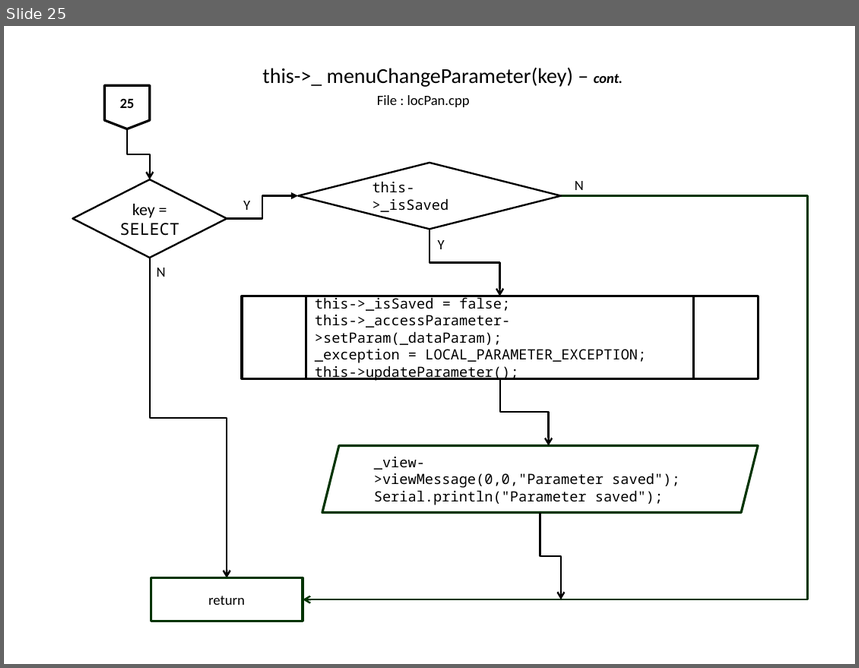
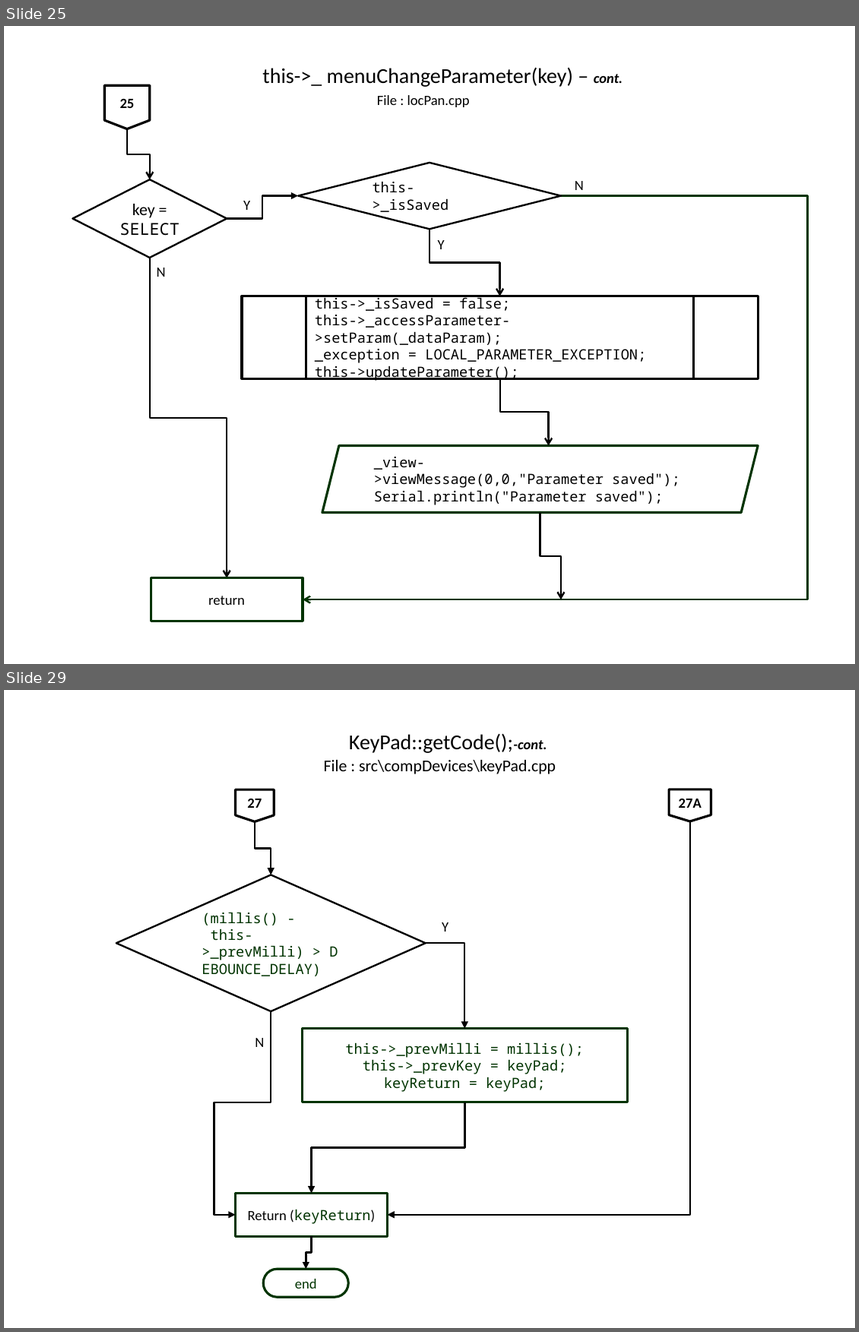
Before and after one commit to slametsampon/WFPS, a slide deck: resources/WFPS.pptx. Shown one above the other, each under a label of ours: slide 25 before the commit, slides 25 and 29 after it; the slides between them are not shown. The pictures are 859x668 and 859x1332 pixels, drawn with LibreOffice and Linux fonts; fonts in the diff are those of the drawing; background and template pictures are left out. Boxes give left, top, right and bottom in pixels: in the first picture for what was removed or moved away, otherwise in the second. Text is boxed around its words. In the diff, an @@ line names an element or a change of style, - is before the commit and + after.

```diff
--- a/resources/WFPS.pptx
+++ b/resources/WFPS.pptx
@@ slide 29 added at (4, 690, 855, 1328), background picture (left out) @@
@@ title added at (349, 733, 547, 753), 18 pt, text #000000 @@
+KeyPad::getCode();-cont.
@@ text added at (324, 760, 556, 774), 14 pt, text #000000 @@
+File : src\compDevices\keyPad.cpp
@@ flow chart offpage connector added at (236, 790, 274, 822), outline #000000 2 pt, 12 pt, text #000000, bold @@
+27
@@ flow chart offpage connector added at (669, 790, 711, 822), outline #000000 2 pt, 12 pt, text #000000, bold @@
+27A
@@ elbow arrow added from (255, 822) to (272, 875), #000000 1.5 pt @@
@@ elbow arrow added from (690, 822) to (388, 1215), #000000 1.5 pt @@
@@ diamond added at (116, 875, 425, 1011), outline #000000 1.5 pt, 12 pt, text #003300 @@
+(millis() - this->_prevMilli) > DEBOUNCE_DELAY)
@@ text added at (442, 923, 449, 932), 12 pt, text #000000 @@
+Y
@@ elbow arrow added from (425, 944) to (465, 1029), #000000 1.5 pt @@
@@ elbow arrow added from (272, 1011) to (236, 1215), #000000 1.5 pt @@
@@ rectangle added at (302, 1029, 627, 1103), outline #003300 2 pt, 12 pt, text #003300 @@
+this->_prevMilli = millis();
+this->_prevKey = keyPad;
+keyReturn = keyPad;
@@ text added at (255, 1038, 264, 1047), 12 pt, text #000000 @@
+N
@@ elbow arrow added from (465, 1103) to (311, 1193), #000000 1.5 pt @@
@@ rectangle added at (236, 1193, 388, 1236), outline #003300 2 pt, 12 pt, text #003300 @@
+Return (keyReturn)
@@ elbow arrow added from (311, 1236) to (306, 1270), #000000 1.5 pt @@
@@ pill shape added at (264, 1270, 349, 1298), outline #003300 2 pt, 12 pt, text #003300 @@
+end
```
Also in this commit, not shown: 1 slide changed, 2 other slides added.
